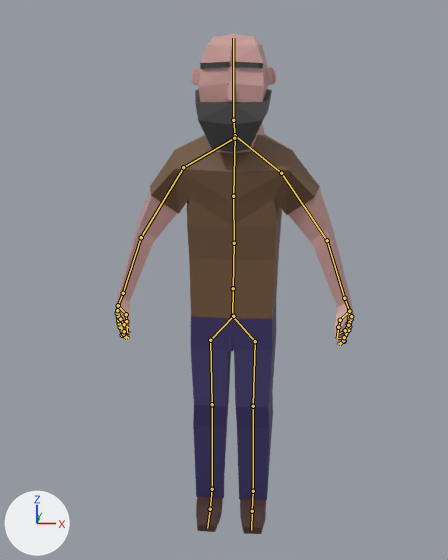
A saved change to the Blender file Models/character.blend.
One viewpoint serves both versions: a 50 mm lens placed at (0.19, -4.15, 3.08), pointed at (-0.09, -0.42, 1.96). The axes (+X, +Y, +Z) are drawn at lower left. The lights are the same throughout. The bones that bend it are drawn over the model as lines.
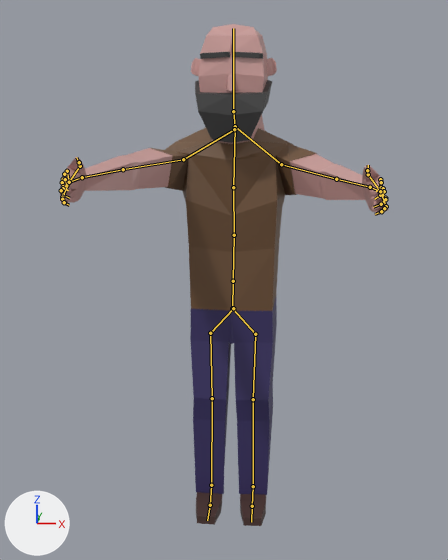
The newer file adds an action. The first version stands in its rest pose; the second is drawn at frame 5 of the action 'Hold'.

Patch to the scene script:
```diff
--- a/Models/character.blend.py
+++ b/Models/character.blend.py
@@ bone_bone @@
 bone_bone = bpy.data.objects['Character'].pose.bones['Bone']
-bone_bone.location = (0.0, 0.0, 0.0)
+bone_bone.location = (-0.001, 0.055, 0.002)
@@ bone_bone_006 @@
 bone_bone_006 = bpy.data.objects['Character'].pose.bones['Bone.006']  # child of 'Bone.005'
-bone_bone_006.location = (0.0, 0.0, 0.0)
-bone_bone_006.rotation_quaternion = (1.0, 0.0, 0.0, 0.0)  # degrees (0, 0, 0)
+bone_bone_006.location = (0.024, -0.037, 0.011)
+bone_bone_006.rotation_quaternion = (0.757, -0.44, -0.379, -0.3)  # degrees (-53, -57, -13)
@@ bone_bone_007 @@
 bone_bone_007 = bpy.data.objects['Character'].pose.bones['Bone.007']  # child of 'Bone.006'
-bone_bone_007.rotation_quaternion = (1.0, 0.0, 0.0, 0.0)  # degrees (0, 0, 0)
+bone_bone_007.rotation_quaternion = (0.999, -0.033, -0.012, -0.012)  # degrees (-4, -1, -1)
@@ bone_bone_029 @@
 bone_bone_029 = bpy.data.objects['Character'].pose.bones['Bone.029']  # child of 'Bone.028'
-bone_bone_029.location = (0.0, 0.0, 0.0)
-bone_bone_029.rotation_quaternion = (1.0, 0.0, 0.0, 0.0)  # degrees (0, 0, 0)
+bone_bone_029.location = (0.017, 0.039, 0.018)
+bone_bone_029.rotation_quaternion = (0.747, -0.463, 0.354, -0.321)  # degrees (-71, 13, -56)
@@ bone_bone_056 @@
 bone_bone_056 = bpy.data.objects['Character'].pose.bones['Bone.056']
-bone_bone_056.location = (0.0, 0.0, 0.0)
+bone_bone_056.location = (0.029, -0.041, 0.023)
@@ bone_bone_058 @@
 bone_bone_058 = bpy.data.objects['Character'].pose.bones['Bone.058']  # child of 'Bone.057'
-bone_bone_058.rotation_quaternion = (1.0, 0.0, 0.0, 0.0)  # degrees (0, 0, 0)
+bone_bone_058.rotation_quaternion = (0.999, -0.012, 0.0, 0.0)  # degrees (-1, 0, 0)
@@ bone_bone_060 @@
 bone_bone_060 = bpy.data.objects['Character'].pose.bones['Bone.060']  # child of 'Bone.059'
-bone_bone_060.rotation_quaternion = (1.0, 0.0, 0.0, 0.0)  # degrees (0, 0, 0)
+bone_bone_060.rotation_quaternion = (0.99, -0.054, 0.0, 0.0)  # degrees (-6, 0, 0)
@@ bone_bone_061 @@
 bone_bone_061 = bpy.data.objects['Character'].pose.bones['Bone.061']
-bone_bone_061.location = (0.0, 0.0, 0.0)
+bone_bone_061.location = (-0.022, -0.041, -0.03)
@@ bone_bone_062 @@
 bone_bone_062 = bpy.data.objects['Character'].pose.bones['Bone.062']  # child of 'Bone.061'
-bone_bone_062.rotation_quaternion = (1.0, 0.0, 0.0, 0.0)  # degrees (0, 0, 0)
+bone_bone_062.rotation_quaternion = (1.0, -0.009, 0.0, 0.0)  # degrees (-1, 0, 0)
@@ bone_bone_065 @@
 bone_bone_065 = bpy.data.objects['Character'].pose.bones['Bone.065']  # child of 'Bone.064'
-bone_bone_065.rotation_quaternion = (1.0, 0.0, 0.0, 0.0)  # degrees (0, 0, 0)
+bone_bone_065.rotation_quaternion = (0.995, -0.077, 0.0, 0.0)  # degrees (-9, 0, 0)
```

What differs and where, as boxes [x1, y1, x2, y2] in the pictures (448 x 560 px):
'Cube', posed (39% wider): before [116, 34, 353, 534]; after [60, 24, 389, 526]
bone 'Bone', root to tip: before (232, 316) to (233, 288); after (232, 308) to (233, 281)
bone 'Bone.006', root to tip: before (281, 173) to (327, 240); after (281, 164) to (336, 179)
bone 'Bone.007', root to tip: before (327, 240) to (344, 298); after (336, 179) to (370, 187)
bone 'Bone.029', root to tip: before (183, 167) to (141, 237); after (183, 159) to (123, 169)
bone 'Bone.056', root to tip: before (232, 316) to (255, 341); after (232, 308) to (255, 334)
bone 'Bone.058', root to tip: before (253, 406) to (253, 491); after (253, 399) to (253, 486)
bone 'Bone.060', root to tip: before (252, 511) to (251, 530); after (252, 506) to (251, 522)
bone 'Bone.061', root to tip: before (233, 316) to (210, 340); after (233, 308) to (210, 333)
bone 'Bone.062', root to tip: before (210, 340) to (212, 404); after (210, 333) to (212, 398)
bone 'Bone.065', root to tip: before (210, 509) to (207, 528); after (210, 505) to (207, 520)
